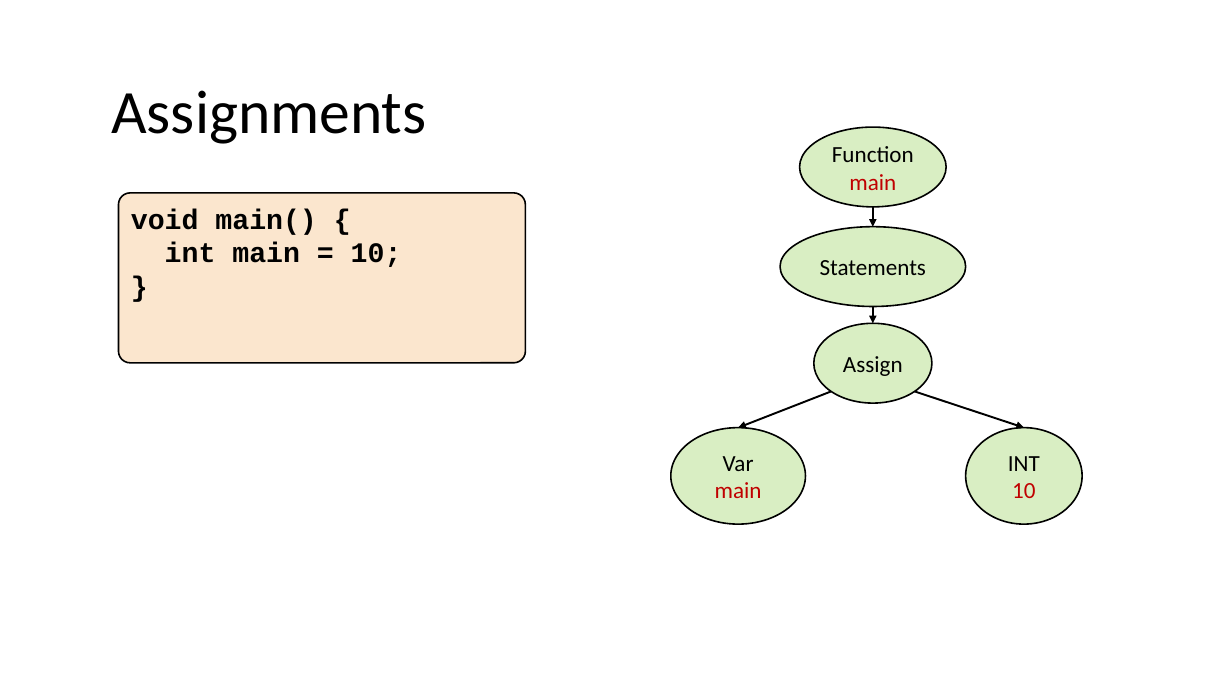
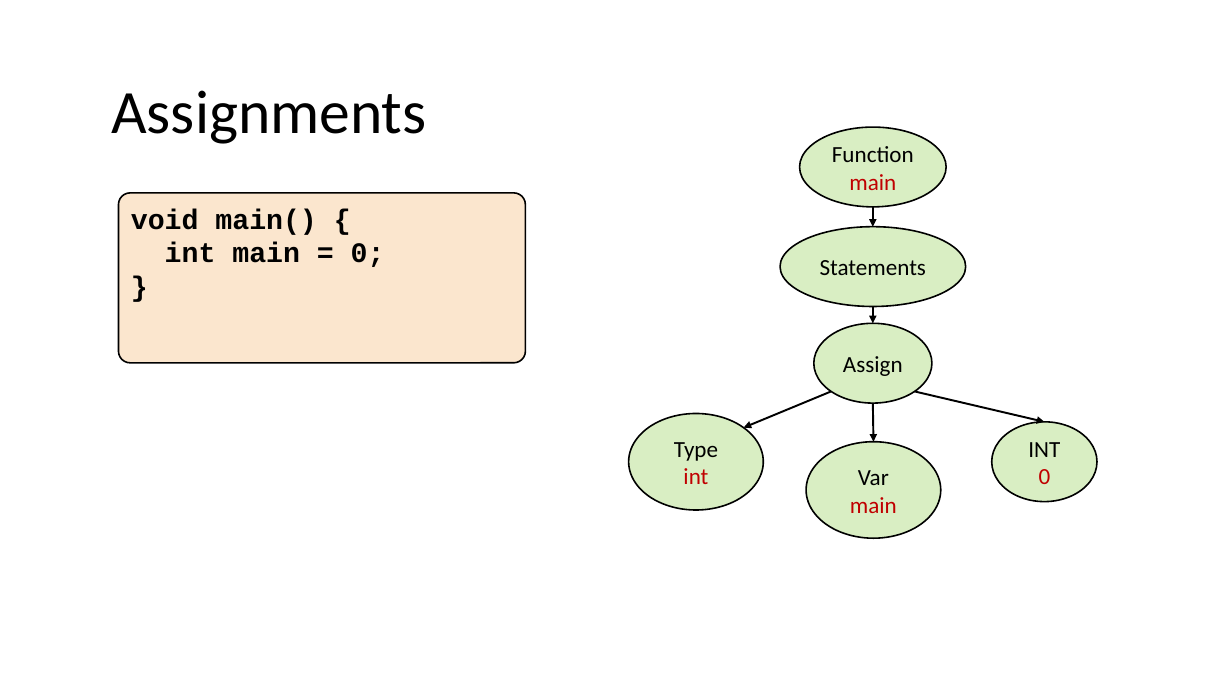
Before and after one commit to nivshani/compilation, a slide deck: slide 45 of slides/semantic.pptx. Drawn at 1232x693 pixels with LibreOffice and Linux fonts; fonts in the diff are those of the drawing. Boxes give left, top, right and bottom in pixels: in the first picture for what was removed or moved away, otherwise in the second. Text is boxed around its words. In the diff, an @@ line names an element or a change of style, - is before the commit and + after.

```diff
--- a/slides/semantic.pptx
+++ b/slides/semantic.pptx
@@ text in rounded rectangle at (165,242,385,267): text changed @@
-int main = 10;
+int main = 0;
@@ ellipse added at (628,414,763,510), fill #92D050 at 34% opacity, outline #000000 1.25 pt, 18 pt, text #000000 @@
+Type
+int
@@ arrow moved from (831, 392) - (738, 428) to (831, 392) - (744, 428) @@
@@ arrow added from (873, 403) to (873, 442), #000000 1.5 pt @@
@@ arrow moved from (915, 392) - (1024, 428) to (915, 392) - (1044, 422) @@
@@ ellipse "Var": place and size @@
-ellipse "Var" at (671,428,806,524)
+ellipse "Var" at (806,442,941,538)
@@ ellipse "INT": place and size @@
-ellipse "INT" at (966,428,1082,524)
+ellipse "INT" at (992,422,1097,502)
@@ text in ellipse at (1039,469,1051,484): text changed @@
-10
+0
```
Also in this commit, not shown: 2 other slides changed, 1 other file.
